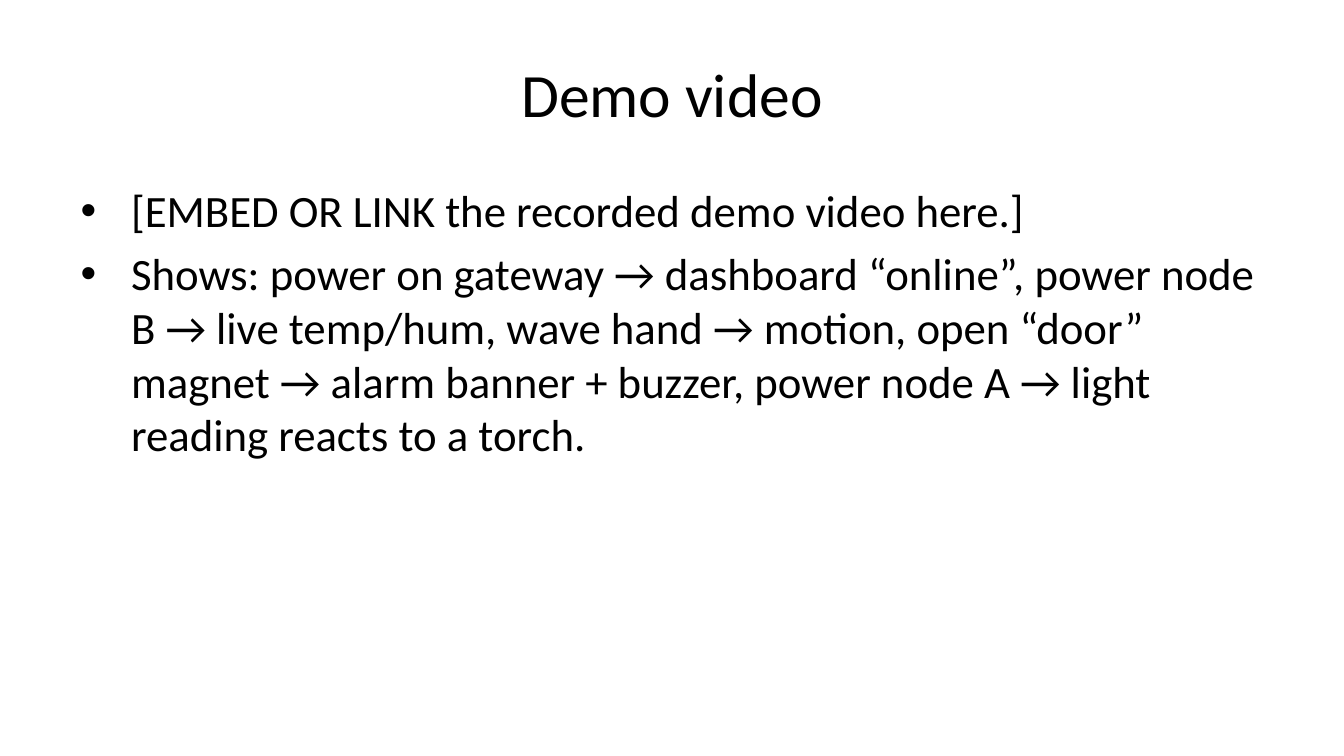
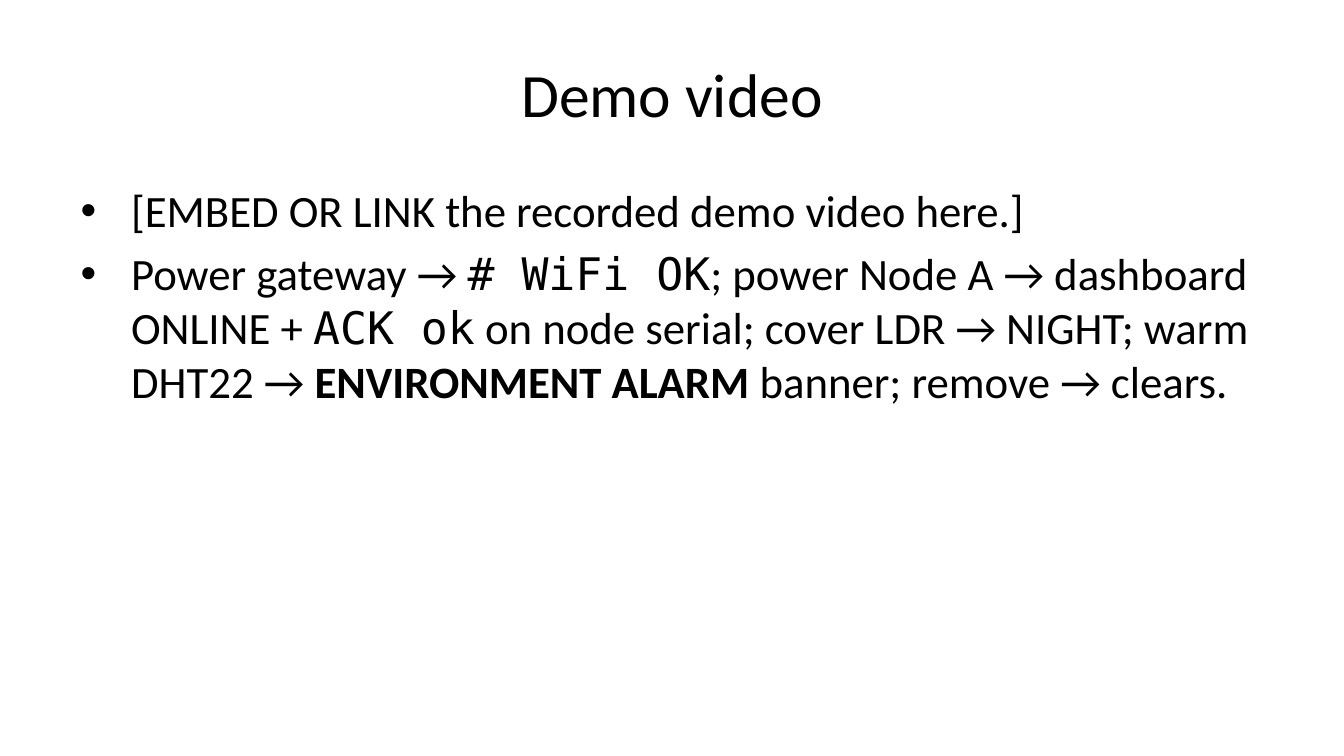
Before and after one commit to Gabrcodes/sunsand-iot-monitor, a slide deck: slide 15 of docs/slides.pptx. Drawn at 1344x756 pixels with LibreOffice and Linux fonts; fonts in the diff are those of the drawing. Boxes give left, top, right and bottom in pixels: in the first picture for what was removed or moved away, otherwise in the second. Text is boxed around its words. In the diff, an @@ line names an element or a change of style, - is before the commit and + after.

```diff
--- a/docs/slides.pptx
+++ b/docs/slides.pptx
@@ text at [131,256,1248,404]: text changed @@
-• Shows: power on gateway → dashboard “online”, power node B → live temp/hum, wave hand → motion, open “door” magnet → alarm banner + buzzer, power node A → light reading reacts to a torch.
+• Power gateway → # WiFi OK; power Node A → dashboard ONLINE + ACK ok on node serial; cover LDR → NIGHT; warm DHT22 → ENVIRONMENT ALARM banner; remove → clears.
```
Also in this commit, not shown: 11 other slides changed, 3 slides added, 3 slides removed, 15 other files.
